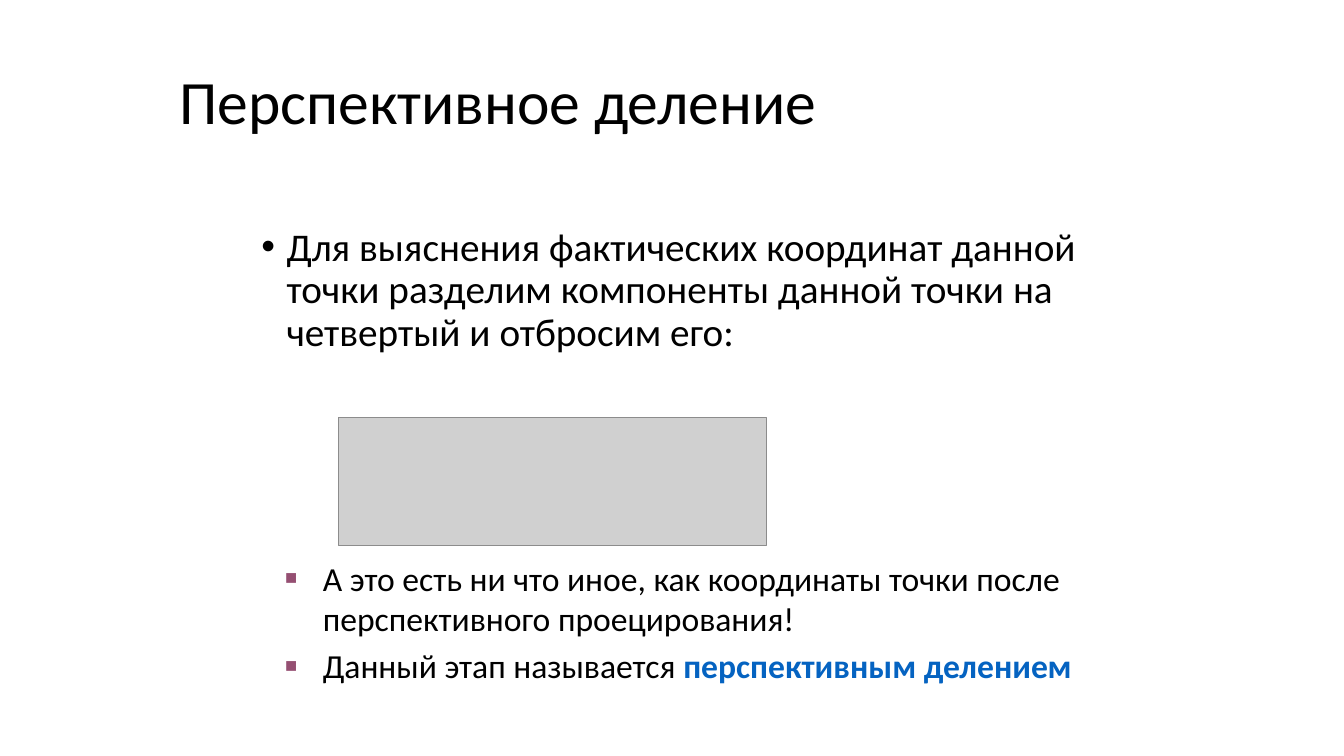
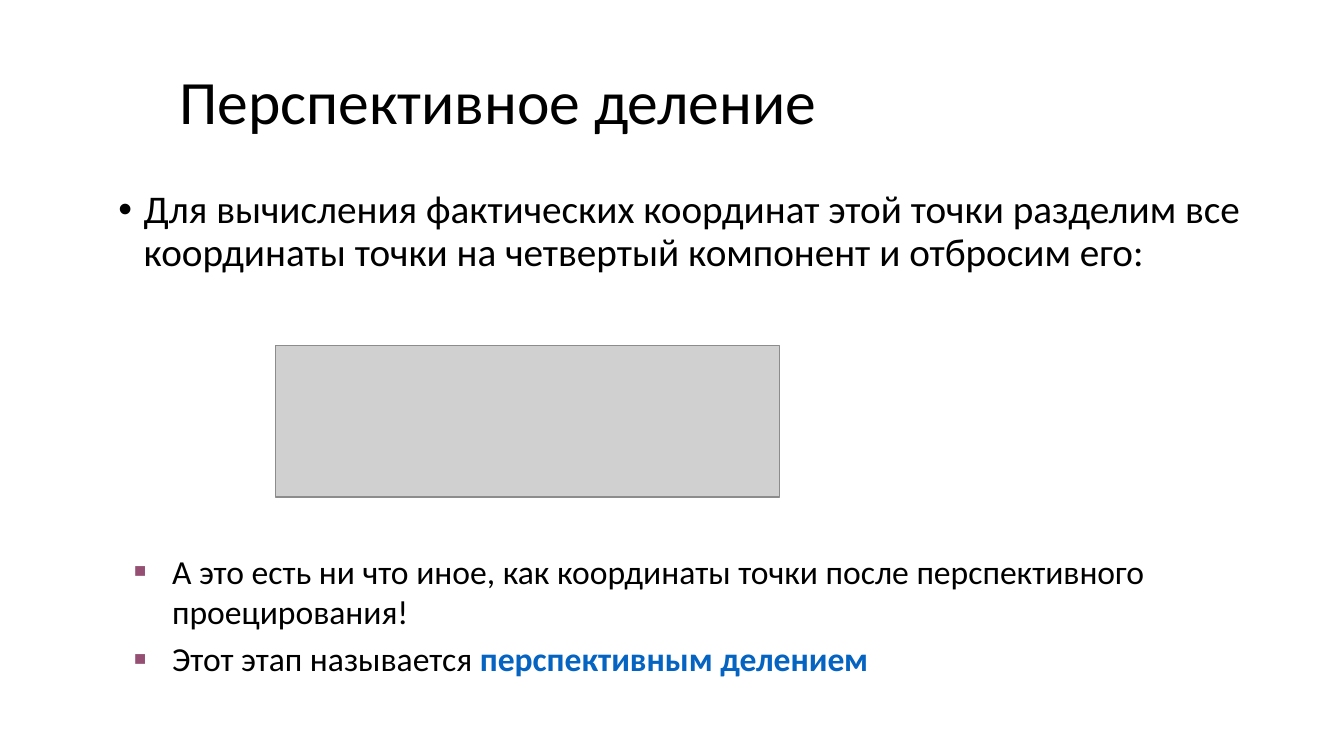
Before and after one commit to alexey-malov/cg-course, a slide deck: slide 146 of lectures/03 - Векторный анализ, трансформации и матрицы.pptx. Drawn at 1344x756 pixels with LibreOffice and Linux fonts; fonts in the diff are those of the drawing; grey boxes stand for pictures. Boxes give left, top, right and bottom in pixels: in the first picture for what was removed or moved away, otherwise in the second. Text is boxed around its words. In the diff, an @@ line names an element or a change of style, - is before the commit and + after.

```diff
--- a/lectures/03 - Векторный анализ, трансформации и матрицы.pptx
+++ b/lectures/03 - Векторный анализ, трансформации и матрицы.pptx
@@ text at bbox=[144, 196, 1240, 273]: text changed @@
-• Для выяснения фактических координат данной точки разделим компоненты данной точки на четвертый и отбросим его:
+• Для вычисления фактических координат этой точки разделим все координаты точки на четвертый компонент и отбросим его:
@@ picture: place and size @@
-picture at bbox=[339, 417, 766, 545]
+picture at bbox=[275, 346, 780, 497]
@@ text "А это есть ни что ...": place and size @@
-text "А это есть ни что ..." at bbox=[323, 569, 1072, 684]
+text "А это есть ни что ..." at bbox=[172, 562, 1145, 677]
@@ text at bbox=[172, 649, 868, 677]: text changed @@
-■ Данный этап называется перспективным делением
+■ Этот этап называется перспективным делением
```
Also in this commit, not shown: 14 other slides changed, 2 slides added, 1 other file.
